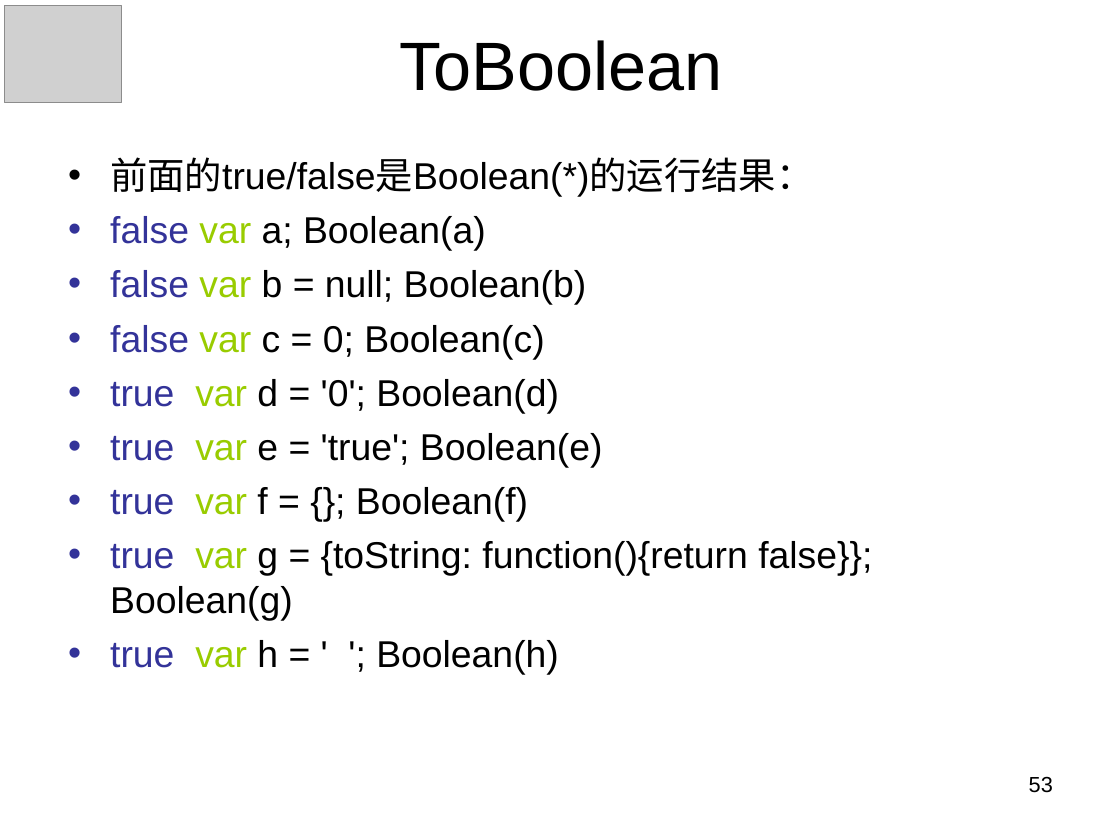
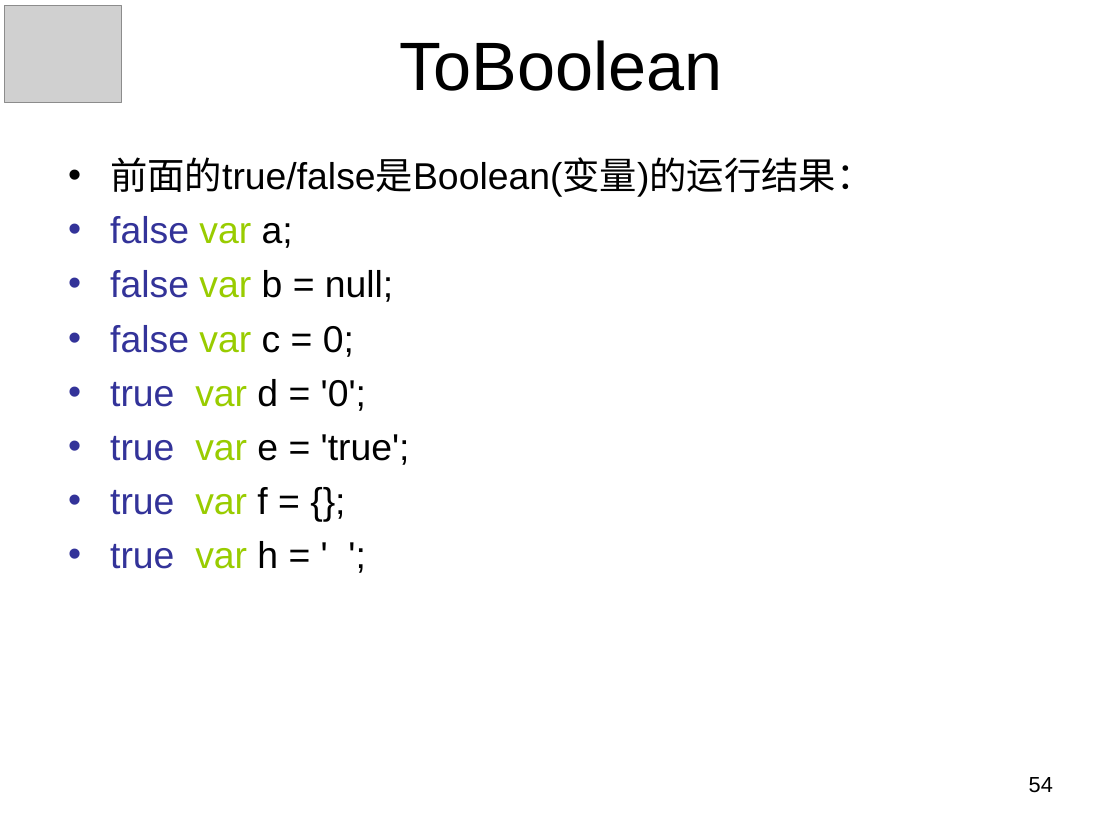
Before and after one commit to panxuepeng/javascript, a slide deck: slide 54 of ppt/1-1（第一天课程）.ppt (slide 53 before the commit). Drawn at 1120x840 pixels with LibreOffice and Linux fonts; fonts in the diff are those of the drawing; grey boxes stand for pictures. Boxes give left, top, right and bottom in pixels: in the first picture for what was removed or moved away, otherwise in the second. Text is boxed around its words. In the diff, an @@ line names an element or a change of style, - is before the commit and + after.

```diff
--- a/ppt/1-1（第一天课程）.ppt
+++ b/ppt/1-1（第一天课程）.ppt
@@ text at (110,157,873,569): text changed @@
-• 前面的true/false是Boolean(*)的运行结果：
-• false var a; Boolean(a)
-• false var b = null; Boolean(b)
-• false var c = 0; Boolean(c)
-• true var d = '0'; Boolean(d)
-• true var e = 'true'; Boolean(e)
-• true var f = {}; Boolean(f)
-• true var g = {toString: function(){return false}}; Boolean(g)
-• true var h = ' '; Boolean(h)
+• 前面的true/false是Boolean(变量)的运行结果：
+• false var a;
+• false var b = null;
+• false var c = 0;
+• true var d = '0';
+• true var e = 'true';
+• true var f = {};
+• true var h = ' ';
@@ page number at (1029,777,1053,793): text changed @@
-53
+54
```
Also in this commit, not shown: 11 other slides changed, 5 slides added, 2 slides removed.
